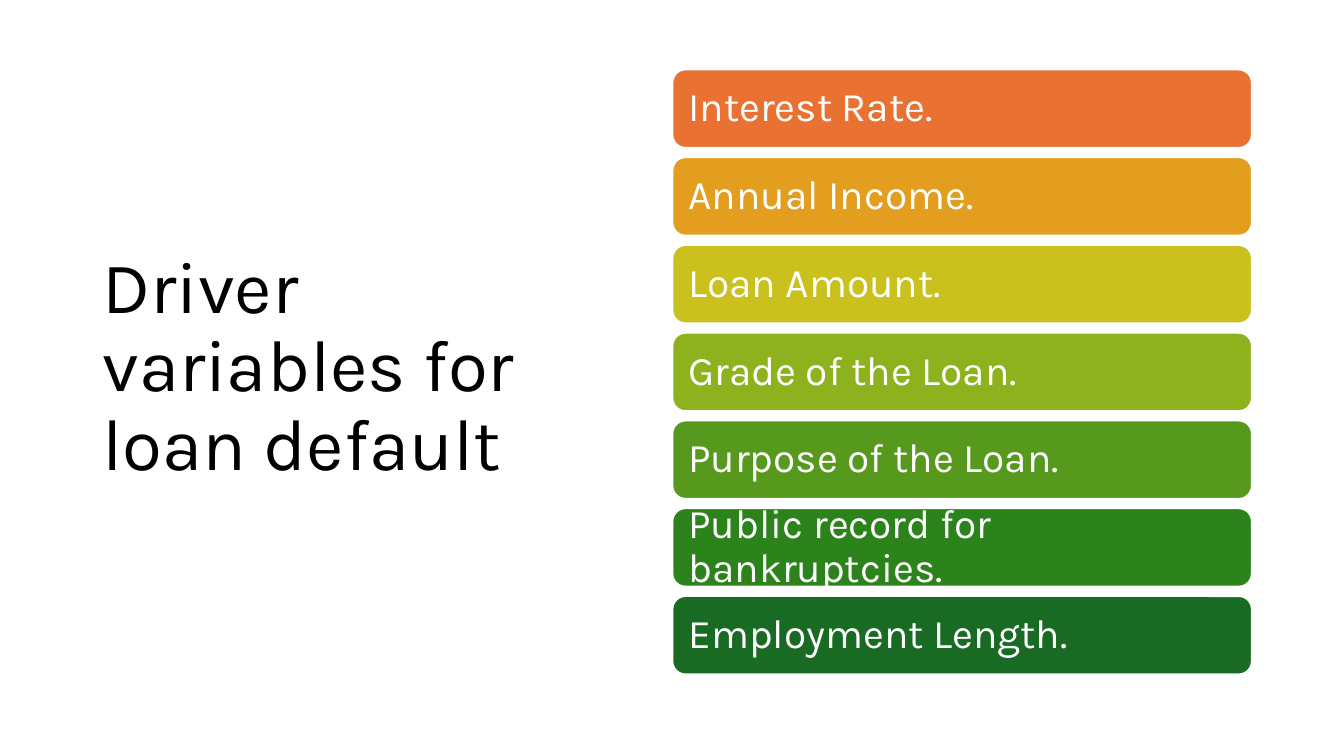
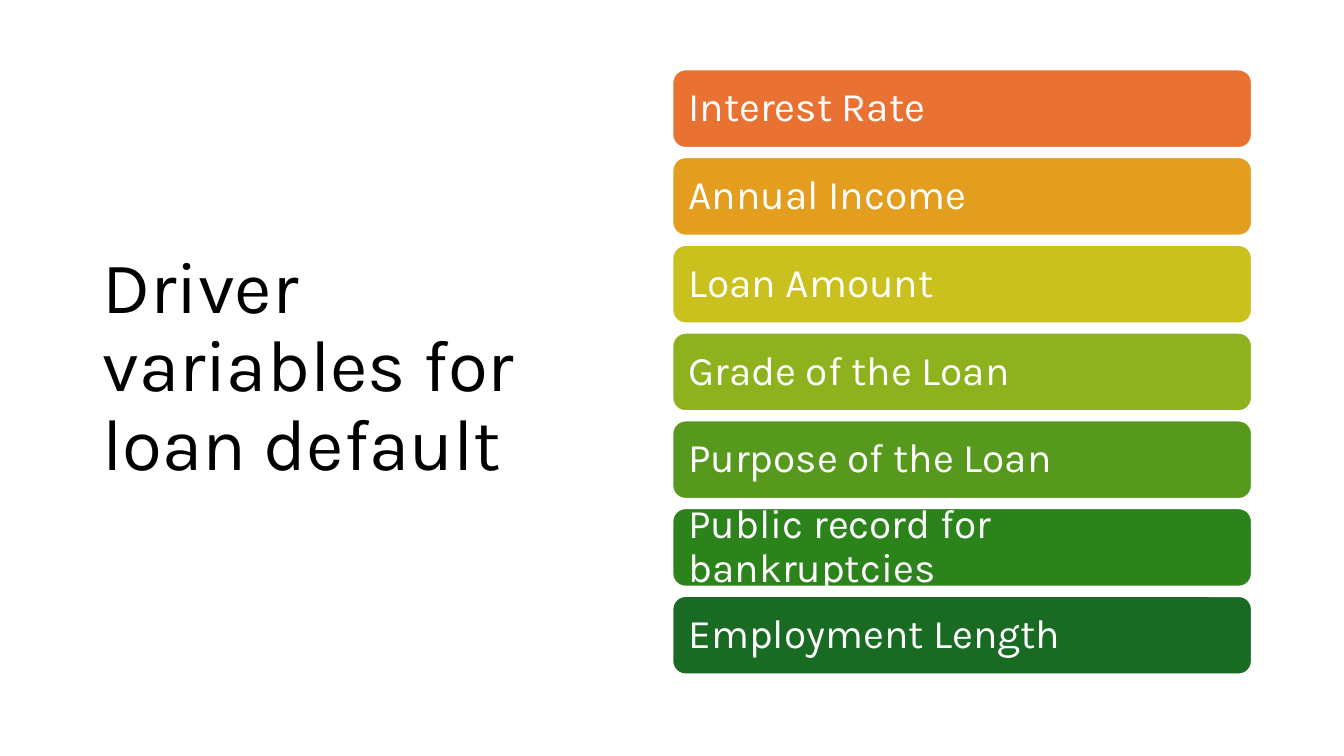
Before and after one commit to cyberpirate92/lending-club-case-study, a slide deck: slide 4 of Lending Club Case Study.pptx. Drawn at 1344x756 pixels with LibreOffice and Linux fonts; fonts in the diff are those of the drawing. Boxes give left, top, right and bottom in pixels: in the first picture for what was removed or moved away, otherwise in the second. Text is boxed around its words. In the diff, an @@ line names an element or a change of style, - is before the commit and + after.

```diff
--- a/Lending Club Case Study.pptx
+++ b/Lending Club Case Study.pptx
@@ text at [688, 95, 925, 122]: text changed @@
-Interest Rate.
+Interest Rate
@@ text at [688, 181, 966, 210]: text changed @@
-Annual Income.
+Annual Income
@@ text at [688, 271, 934, 298]: text changed @@
-Loan Amount.
+Loan Amount
@@ text at [688, 357, 1010, 386]: text changed @@
-Grade of the Loan.
+Grade of the Loan
@@ text at [688, 444, 1052, 482]: text changed @@
-Purpose of the Loan.
+Purpose of the Loan
@@ text at [688, 502, 991, 593]: text changed @@
-Public record for bankruptcies.
+Public record for bankruptcies
@@ text at [688, 620, 1060, 658]: text changed @@
-Employment Length.
+Employment Length
```
Also in this commit, not shown: 3 other slides changed, 4 slides added, 4 slides removed, 1 other file.
